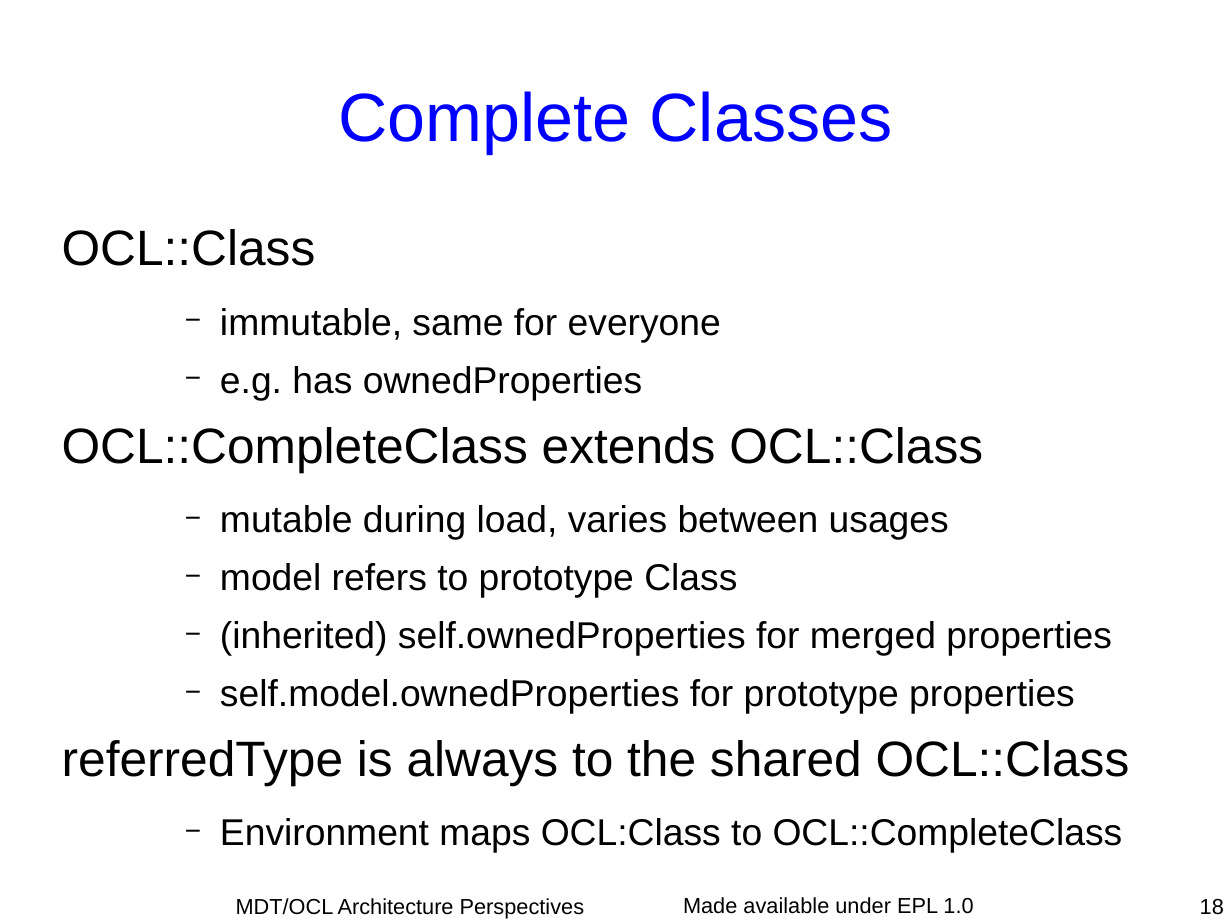
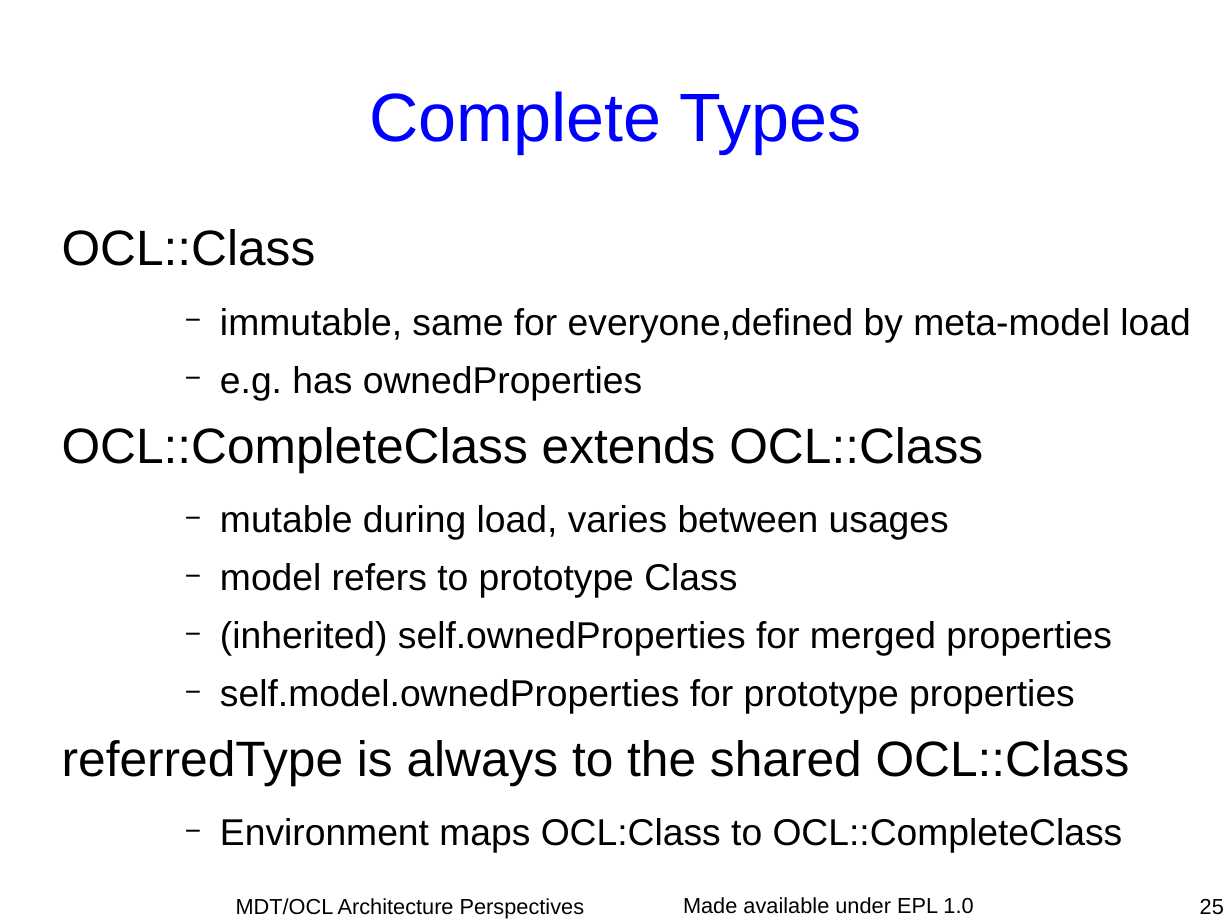
Before and after one commit to eclipse-ocl/ocl-website, a slide deck: slide 25 of ocl/docs/publications/Dresden2010Visit/DresdenVisit.odp (slide 18 before the commit). Drawn at 1232x924 pixels with LibreOffice and Linux fonts; fonts in the diff are those of the drawing. Boxes give left, top, right and bottom in pixels: in the first picture for what was removed or moved away, otherwise in the second. Text is boxed around its words. In the diff, an @@ line names an element or a change of style, - is before the commit and + after.

```diff
--- a/ocl/docs/publications/Dresden2010Visit/DresdenVisit.odp
+++ b/ocl/docs/publications/Dresden2010Visit/DresdenVisit.odp
@@ title at bbox=[370, 91, 861, 153]: text changed @@
-Complete Classes
+Complete Types
@@ text at bbox=[220, 308, 1190, 342]: text changed @@
-    − immutable, same for everyone
+    − immutable, same for everyone,defined by meta-model load
@@ page number at bbox=[1200, 899, 1224, 915]: text changed @@
-18
+25
```
Also in this commit, not shown: 20 other slides changed, 11 slides added.
